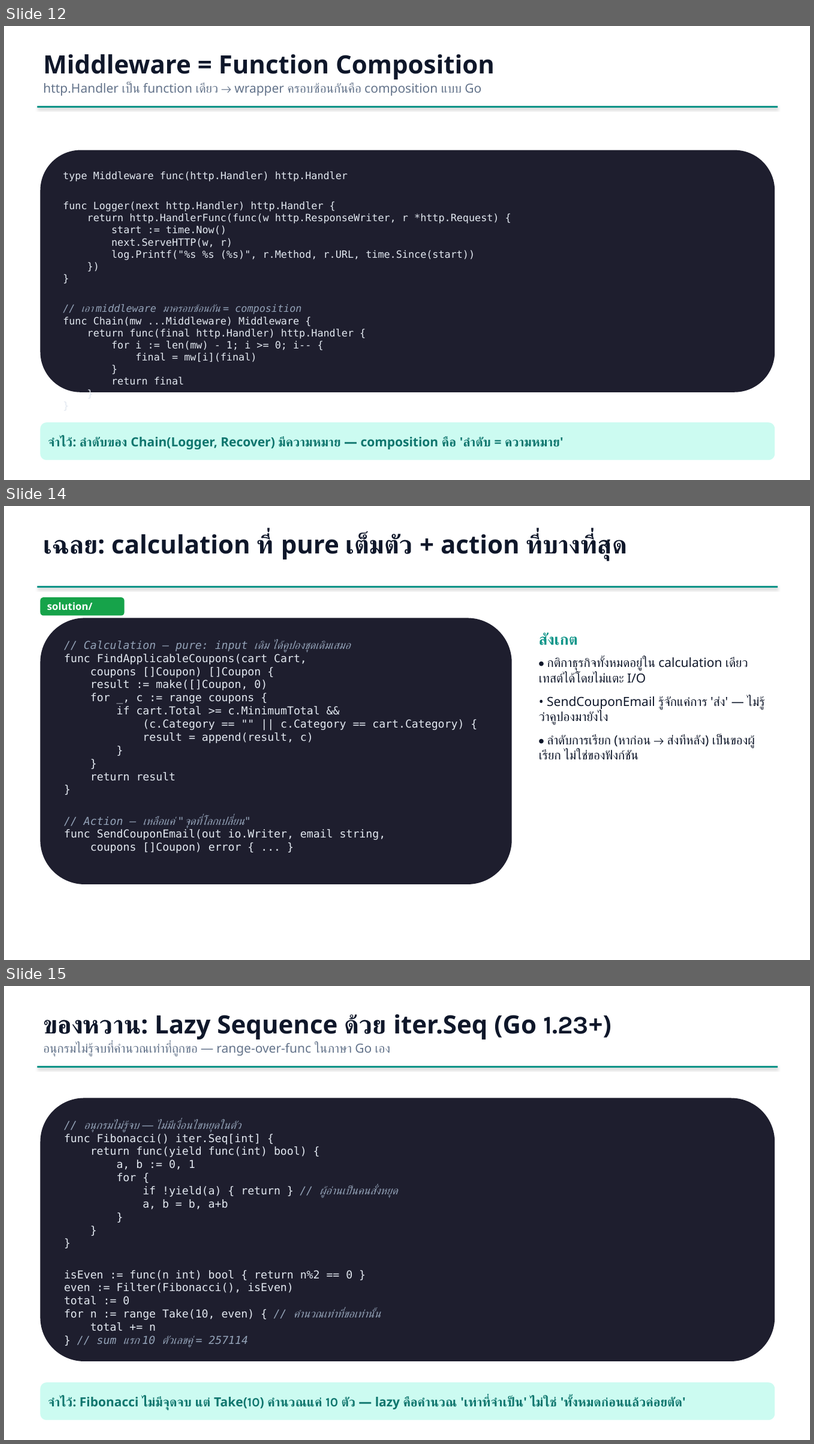
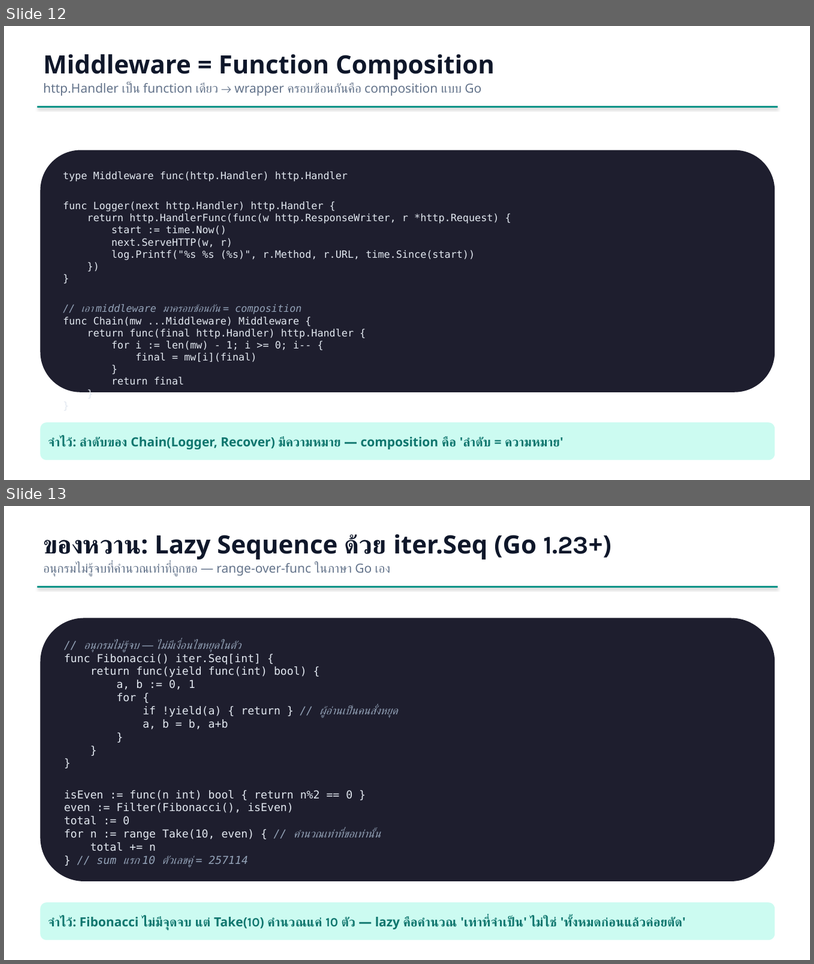
Before and after one commit to iporsut/go-fp, a slide deck: slides/fp-in-go-workshop.pptx. Shown one above the other, each under a label of ours: slides 12, 14 and 15 before the commit, slides 12 and 13 after it; the slides between them are not shown. The pictures are 814x1444 and 814x964 pixels, drawn with LibreOffice and Linux fonts; fonts in the diff are those of the drawing. Boxes give left, top, right and bottom in pixels: in the first picture for what was removed or moved away, otherwise in the second. Text is boxed around its words. In the diff, an @@ line names an element or a change of style, - is before the commit and + after.

Commit message:
move coupon exercise from in-class workshop to homework slide (16 slides)

```diff
--- a/slides/fp-in-go-workshop.pptx
+++ b/slides/fp-in-go-workshop.pptx
@@ slide 14 removed at bbox=[4, 506, 810, 960], background #FFFFFF @@
@@ text removed at bbox=[43, 534, 627, 560] @@
-เฉลย: calculation ที่ pure เต็มตัว + action ที่บางที่สุด
@@ rectangle removed at bbox=[37, 586, 779, 588] @@
@@ rounded rectangle removed at bbox=[40, 597, 125, 615] @@
-solution/
@@ rounded rectangle removed at bbox=[40, 618, 512, 884] @@
-// Calculation — pure: input เดิม ได้คูปองชุดเดิมเสมอ
-func FindApplicableCoupons(cart Cart,
-coupons []Coupon) []Coupon {
-result := make([]Coupon, 0)
-for _, c := range coupons {
-if cart.Total >= c.MinimumTotal &&
-(c.Category == "" || c.Category == cart.Category) {
-result = append(result, c)
-}
-}
-return result
-}
-// Action — เหลือแค่ "จุดที่โลกเปลี่ยน"
-func SendCouponEmail(out io.Writer, email string,
-coupons []Coupon) error { ... }
@@ text removed at bbox=[539, 633, 765, 760] @@
-สังเกต
-• กติกาธุรกิจทั้งหมดอยู่ใน calculation เดียว เทสต์ได้โดยไม่แตะ I/O
-• SendCouponEmail รู้จักแค่การ 'ส่ง' — ไม่รู้ว่าคูปองมายังไง
-• ลำดับการเรียก (หาก่อน → ส่งทีหลัง) เป็นของผู้เรียก ไม่ใช่ของฟังก์ชัน
@@ what was slide 15 is now slide 13 @@
```
Also in this commit, not shown: 2 slides changed, 11 other files.
